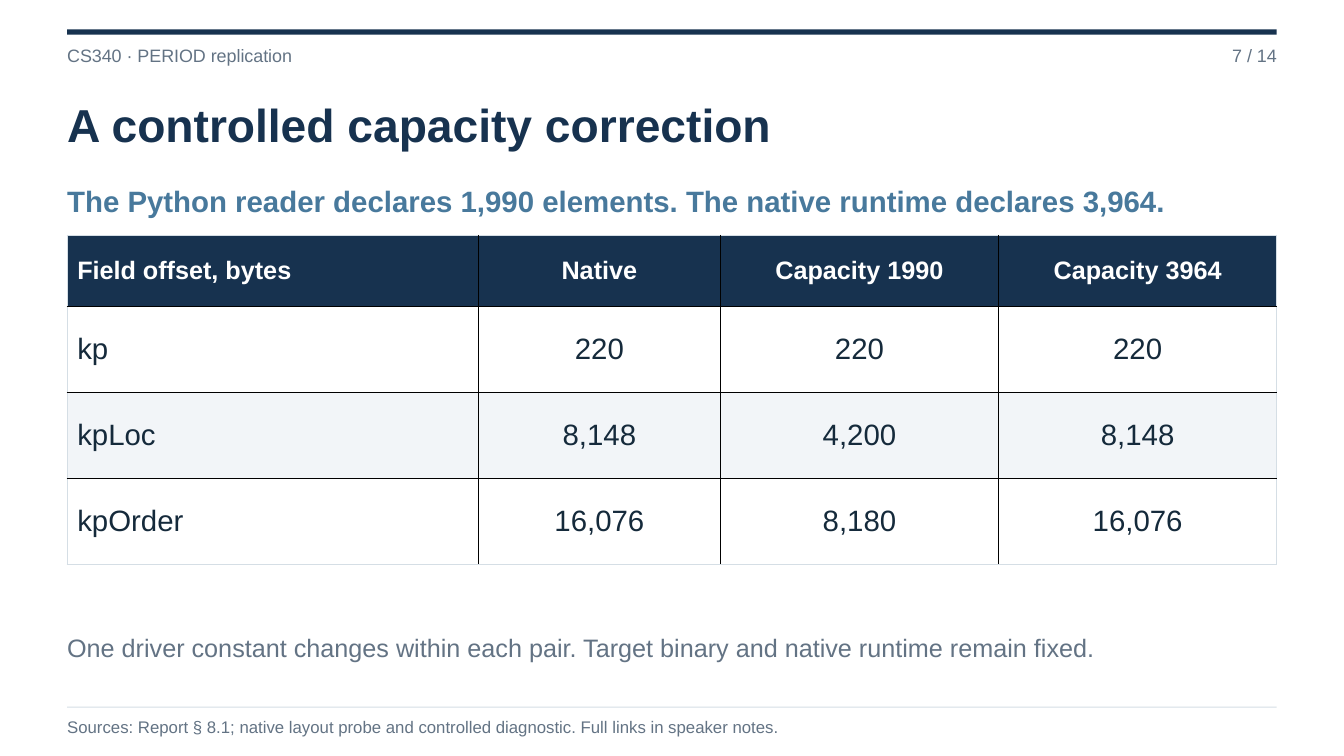
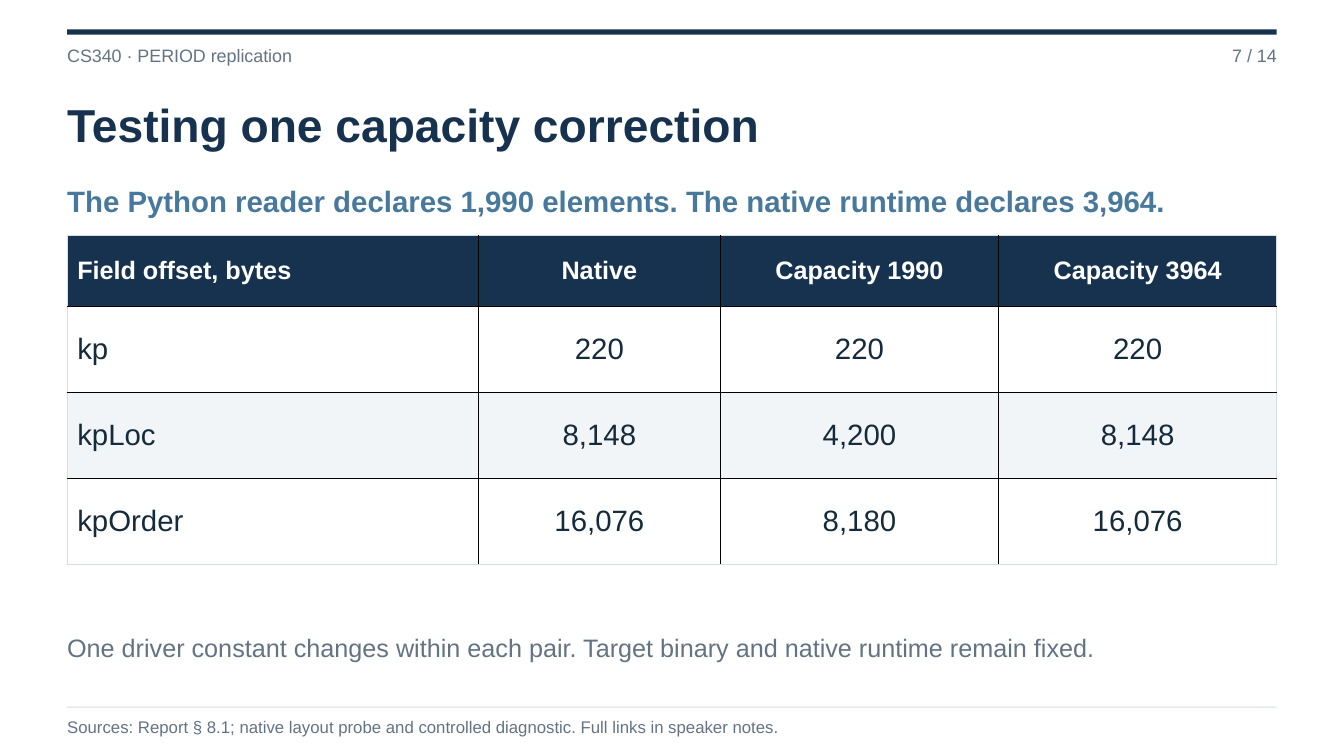
Before and after one commit to Sasuke-666/CS340-Research-Paper-Replication, a slide deck: slide 7 of submission/CS340_PERIOD_Final_Presentation_20261124.pptx. Drawn at 1344x756 pixels with LibreOffice and Linux fonts; fonts in the diff are those of the drawing. Boxes give left, top, right and bottom in pixels: in the first picture for what was removed or moved away, otherwise in the second. Text is boxed around its words. In the diff, an @@ line names an element or a change of style, - is before the commit and + after.

```diff
--- a/submission/CS340_PERIOD_Final_Presentation_20261124.pptx
+++ b/submission/CS340_PERIOD_Final_Presentation_20261124.pptx
@@ text at [67, 108, 759, 152]: text changed @@
-A controlled capacity correction
+Testing one capacity correction
```
Also in this commit, not shown: 7 other slides changed, 7 other files.
